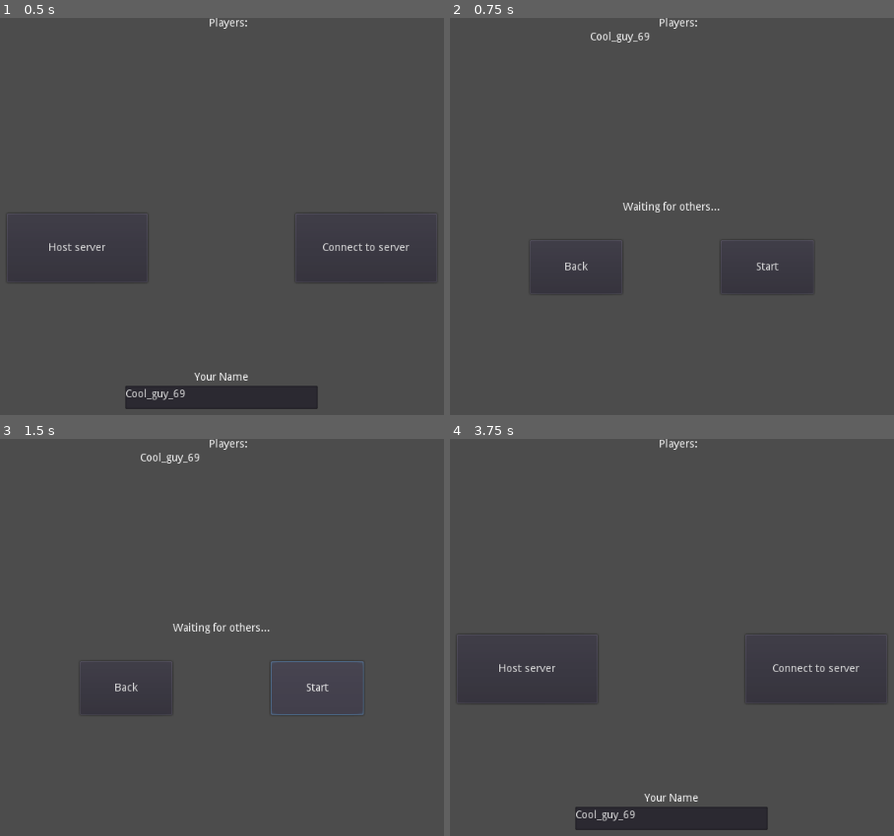
Above: before the commit, frames 1-4 (two rows, left to right).
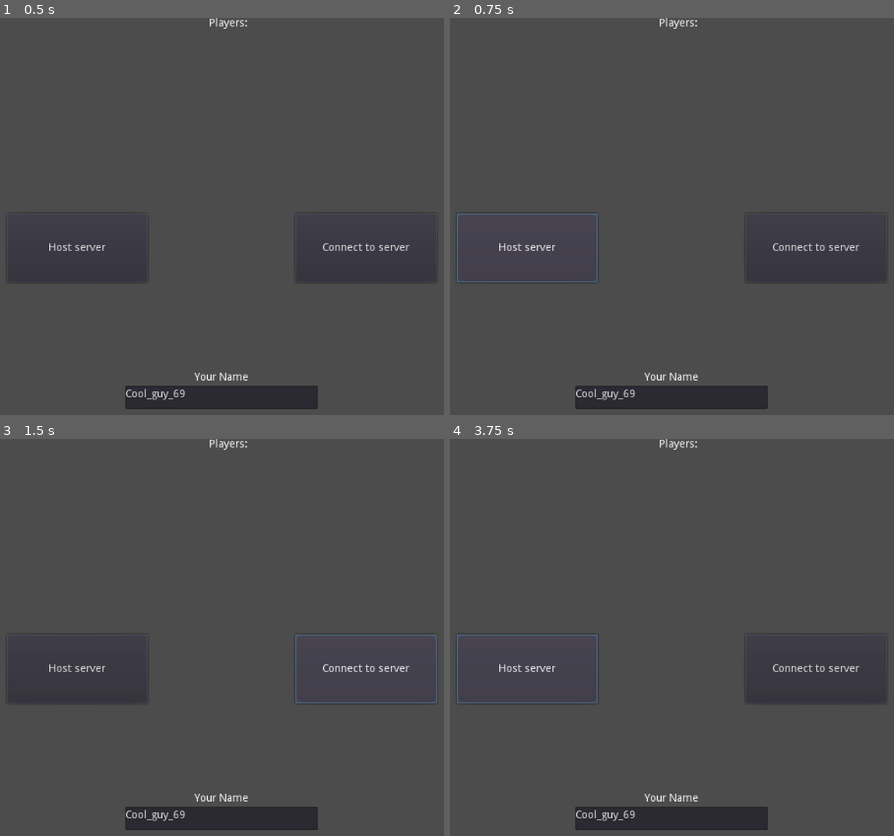
Above: after the commit, the same moments.

Repository: ToxicGLaDOS/cavetown
Game: Godot game, scene res://server_selection.tscn
Same seed, same stepped clock (60 frames per second), same inputs: the game is played once before the commit and once after it.
Inputs (mouse positions are in pixels of both pictures, inside the frame that each line leads up to):
- Up to frame 1 (0.5 s): no input
- Up to frame 2 (0.75 s): click "Host server" at 0.5 s
- Up to frame 3 (1.5 s): click (315, 689) at 1.25 s, where only the run before the commit has a clickable "Start"
- Up to frame 4 (3.75 s): click (765, 689) at 2 s, where only the run before the commit has a clickable "Start"; click (814, 669) at 2.75 s, where only the run after the commit has a clickable "Connect to server"; click (574, 689) at 3.5 s, where only the run before the commit has a clickable "Back"

Frame 1 is identical in both runs. In frame 2, 3.8% of the frame differs, in the area x 1-97%, y 3-99%; in frame 3, 3.9%, in the area x 3-99%, y 3-99%; in frame 4, 0.2%.
Error after the commit: Parse Error: The class "MyServer" was found in global scope, but its script couldn't be loaded. (res://server_ui_manager.gd:26)

Commit message:
Start attempting htlm5 and native crossplay

Diff:
--- a/networking_manager.gd
+++ b/networking_manager.gd
@@ -26,7 +26,7 @@
 var player_info = {}
 var players_done = []
 
-# Called on both clients and server when a peer connects. Send my info to it.
+# Called on everybody, even the new player, when a new player connects
 func _player_connected(id):
     print(get_tree().network_peer)
     rpc_id(id, "register_player", get_info())
@@ -39,8 +39,6 @@
 func _connected_ok():
     print("Connected")
     connecting_root.visible = false
-    # Register ourselves
-    #register_player(get_info())
 
 # Server kicked us; show error and abort.
 func _server_disconnected():
--- a/project.godot
+++ b/project.godot
@@ -14,14 +14,14 @@
 "language": "GDScript",
 "path": "res://items/item_stack.gd"
 }, {
-"base": "MultiplayerAPI",
-"class": "MyMultiplayer",
+"base": "NetworkedMultiplayerPeer",
+"class": "MyServer",
 "language": "GDScript",
-"path": "res://custom_muliplayer_api.gd"
+"path": "res://crossplay_multiplayer_peer.gd"
 } ]
 _global_script_class_icons={
 "ItemStack": "",
-"MyMultiplayer": ""
+"MyServer": ""
 }
 
 [application]
--- a/server_ui_manager.gd
+++ b/server_ui_manager.gd
@@ -23,7 +23,7 @@
 var name_input_root: Control
 var network_manager: Node
 var connecting_root: Control
-var server: WebSocketServer
+var server: MyServer
 var client: WebSocketClient
 var peer: NetworkedMultiplayerENet
 
@@ -43,10 +43,16 @@
     network_manager = get_node(network_manager_path)
     connecting_root = get_node(connecting_root_path)
 
+
 func _process(delta):
     if server != null:
         if server.is_listening():
             server.poll()
+            #print(server.get_available_packet_count())
+            #if server.get_available_packet_count() > 0:
+            #    get_tree().set_network_peer(server)
+            #else:
+            #    get_tree().set_network_peer(peer)
     if client != null:
         if client.get_connection_status() == NetworkedMultiplayerPeer.CONNECTION_CONNECTED or client.get_connection_status() == NetworkedMultiplayerPeer.CONNECTION_CONNECTING:
             client.poll()
@@ -60,12 +66,15 @@
     name_input_root.visible = false
     network_manager.add_self_to_players()
 
-    server = WebSocketServer.new()
-    server.listen(SERVER_PORT, PoolStringArray(), true)
-    get_tree().set_network_peer(server)
+    server = MyServer.new()
+    server.start(SERVER_PORT, MAX_PLAYERS)
 
-    peer = NetworkedMultiplayerENet.new()
-    peer.create_server(SERVER_PORT, MAX_PLAYERS)
+    #server = WebSocketServer.new()
+    #server.listen(SERVER_PORT, PoolStringArray(), true)
+    #get_tree().set_network_peer(server)
+
+    #peer = NetworkedMultiplayerENet.new()
+    #peer.create_server(SERVER_PORT, MAX_PLAYERS)
     #get_tree().set_network_peer(peer)
     #server.connect("network_peer_connected", self, "foo")
 
